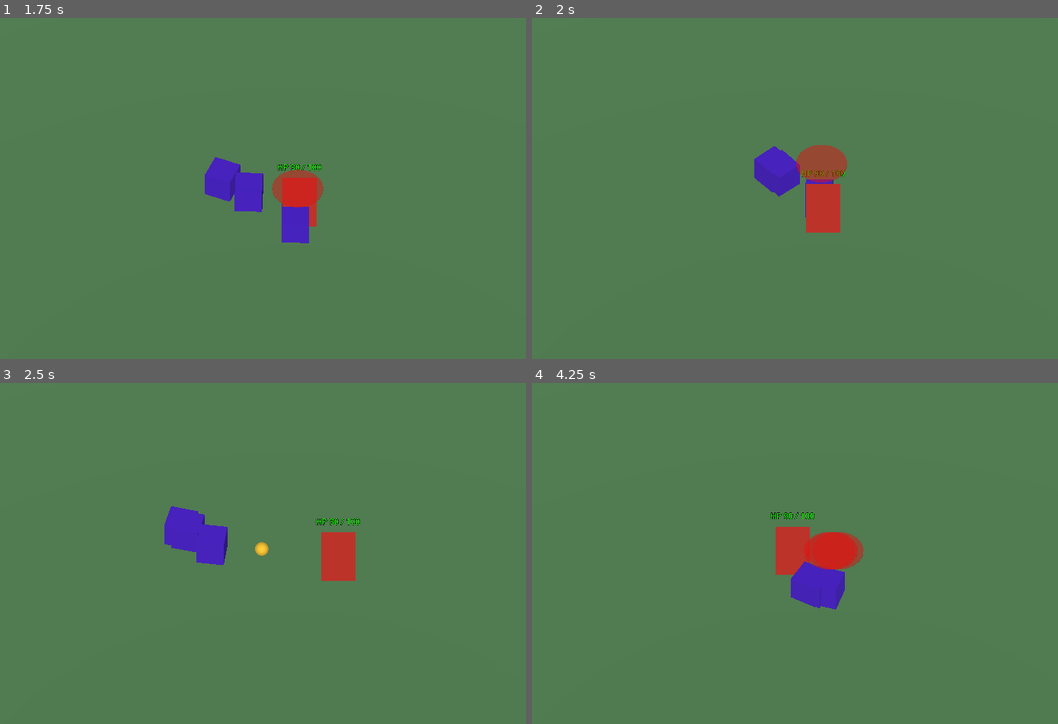
Above: before the commit, frames 1-4 (two rows, left to right).
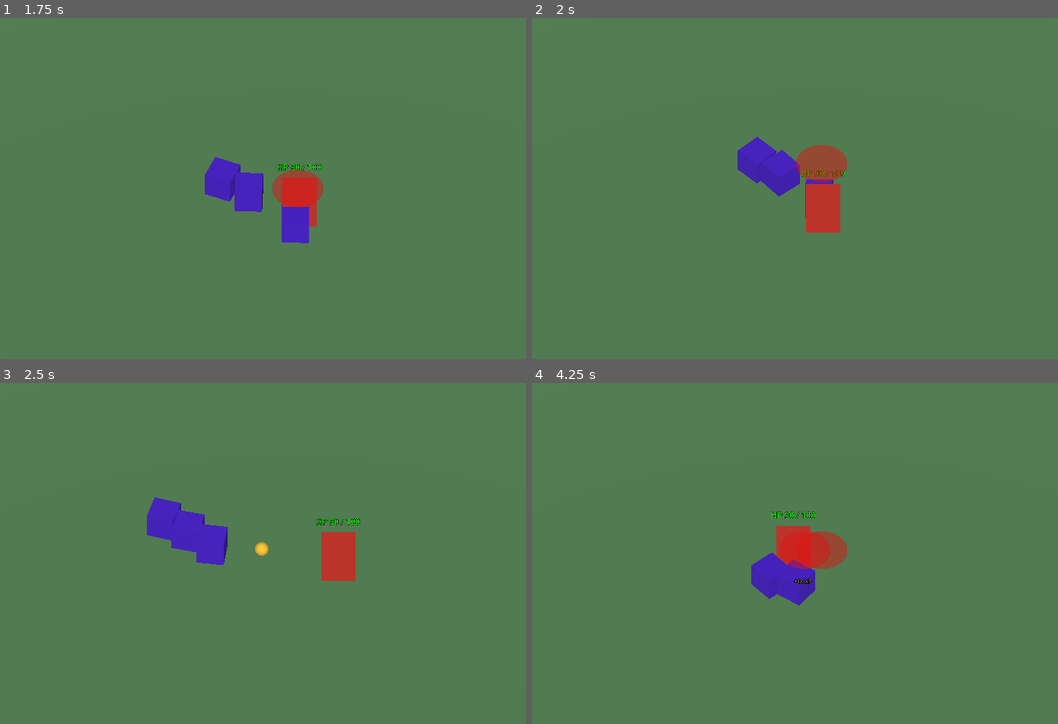
Above: after the commit, the same moments.

Repository: suxrob-1124/arcane-net
Game: Godot game, scene res://scenes/main/Main.tscn
Two runs of this game, one before a commit and one after it. Both use one fixed random seed, a clock stepped at 60 frames per second and the inputs below.
Inputs (mouse positions are in pixels of both pictures, inside the frame that each line leads up to):
- Up to frame 1 (1.75 s): move the mouse to (420, 171) at 0.52 s; press the mouse at (420, 171) at 0.53 s; hold D (move_right) 0.53-1.28 s; move the mouse to (168, 205) at 1.27 s; release the mouse at (168, 205) at 1.28 s; hold S (move_down) from 1.28 s (still down); click (168, 205) at 1.35 s
- Up to frame 2 (2 s): keep holding S (move_down)
- Up to frame 3 (2.5 s): move the mouse to (347, 478) at 2.02 s; release S (move_down) at 2.03 s; hold D (move_right) from 2.03 s (still down); hold Space (dash) from 2.03 s (still down); click (347, 478) at 2.3 s
- Up to frame 4 (4.25 s): move the mouse to (789, 621) at 2.77 s; release D (move_right) at 2.78 s; release Space (dash) at 2.78 s; hold W (move_up) 2.78-3.53 s; tap Tab (switch_target) at 2.85 s; click (789, 621) at 3.05 s; move the mouse to (1000, 604) at 3.52 s; press the mouse at (1000, 604) at 3.53 s; hold A (move_left) from 3.53 s (still down)

Frame 1 is identical in both runs. In frame 2, 0.4% of the frame differs, in the area x 39-48%, y 34-52%; in frame 3, 0.5%; in frame 4, 2.5%, in the area x 41-64%, y 37-67%.

Commit message:
fix(combat): repair damage application and ghost state logic
Five gaps revealed by playtest broke the combat loop:

1. Projectile.gd had _on_body_hit doing only queue_free — enemies were
   effectively immortal. Now applies damage: target.take_damage(damage, self)
   if available, else falls back to a HealthComponent child node lookup.
   Added @export damage: int = 10 on the projectile.

2. Enemy.gd now exposes a take_damage(amount, source) proxy that forwards
   to its HealthComponent, so projectiles hitting the CharacterBody3D root
   route correctly. health.died → EventBus.enemy_died emission was already
   wired (Enemy._on_died at line 89) — verified intact.

3. Enemy.gd subscribes to EventBus.player_died: clears _player and forces
   FSM back to IDLE so enemies stop chasing the ghost. _retarget() also
   filters via is_alive() to avoid re-acquiring a dead player on the
   200ms retarget tick.

4. Player.enter_ghost_state now disables AttackComponent via
   process_mode = PROCESS_MODE_DISABLED, stopping the dead player from
   continuing to fire projectiles via _unhandled_input.

5. GlitchPup.tscn collision_mask 1 → 5 (world + enemies). Enemies now
   push each other instead of stacking into a single point.

Test fixture detail: Player.attack now uses get_node_or_null to remain
silent in unit tests that build a minimal Player without AttackComponent.

Co-Authored-By: Claude Opus 4.7 <noreply@anthropic.com>

Diff:
--- a/scenes/combat/GlitchPup.tscn
+++ b/scenes/combat/GlitchPup.tscn
@@ -32,7 +32,7 @@
 
 [node name="GlitchPup" type="CharacterBody3D"]
 collision_layer = 4
-collision_mask = 1
+collision_mask = 5
 script = ExtResource("1_pup")
 data = ExtResource("3_data")
 
--- a/scripts/combat/Enemy.gd
+++ b/scripts/combat/Enemy.gd
@@ -18,9 +18,20 @@
 		health.max_hp = data.max_hp
 		health.current_hp = data.max_hp
 	health.died.connect(_on_died)
+	EventBus.player_died.connect(_on_player_died)
 	$RetargetTimer.timeout.connect(_retarget)
 	$RetargetTimer.start()
 	_retarget()
+
+
+func take_damage(amount: int, source: Node = null) -> void:
+	health.take_damage(amount, source)
+
+
+func _on_player_died(_p: Node3D, _cause: StringName, _pos: Vector3) -> void:
+	_player = null
+	if _state != State.DEAD:
+		set_state(State.IDLE)
 
 
 func _physics_process(delta: float) -> void:
@@ -75,7 +86,11 @@
 
 
 func _retarget() -> void:
-	_player = get_tree().get_first_node_in_group(&"player") as Node3D
+	var p: Node3D = get_tree().get_first_node_in_group(&"player") as Node3D
+	if p != null and p.has_method(&"is_alive") and not p.is_alive():
+		_player = null
+		return
+	_player = p
 
 
 func _on_died(_killer: Node) -> void:
--- a/scripts/combat/Player.gd
+++ b/scripts/combat/Player.gd
@@ -5,6 +5,7 @@
 @onready var movement: MovementComponent = $MovementComponent
 @onready var dash: DashComponent = $DashComponent
 @onready var health: HealthComponent = $HealthComponent
+@onready var attack: AttackComponent = get_node_or_null(^"AttackComponent") as AttackComponent
 
 var is_invulnerable: bool = false
 var is_dashing: bool = false
@@ -50,4 +51,6 @@
 	visible = false
 	if movement != null:
 		movement.set_movement_enabled(false)
+	if attack != null:
+		attack.process_mode = Node.PROCESS_MODE_DISABLED
 	set_physics_process(false)
--- a/scripts/combat/Projectile.gd
+++ b/scripts/combat/Projectile.gd
@@ -3,6 +3,7 @@
 
 @export var speed: float = 18.0
 @export var lifetime: float = 2.0
+@export var damage: int = 10
 
 var direction: Vector3 = Vector3.FORWARD
 
@@ -17,8 +18,20 @@
 func _physics_process(delta: float) -> void:
 	global_position += direction * speed * delta
 
-func _on_body_hit(_body: Node3D) -> void:
+func _on_body_hit(body: Node3D) -> void:
+	_apply_damage(body)
 	queue_free()
 
-func _on_area_hit(_area: Area3D) -> void:
+func _on_area_hit(area: Area3D) -> void:
+	_apply_damage(area)
 	queue_free()
+
+func _apply_damage(target: Node) -> void:
+	if target == null:
+		return
+	if target.has_method(&"take_damage"):
+		target.take_damage(damage, self)
+		return
+	var hp: Node = target.get_node_or_null(^"HealthComponent")
+	if hp != null and hp.has_method(&"take_damage"):
+		hp.take_damage(damage, self)
